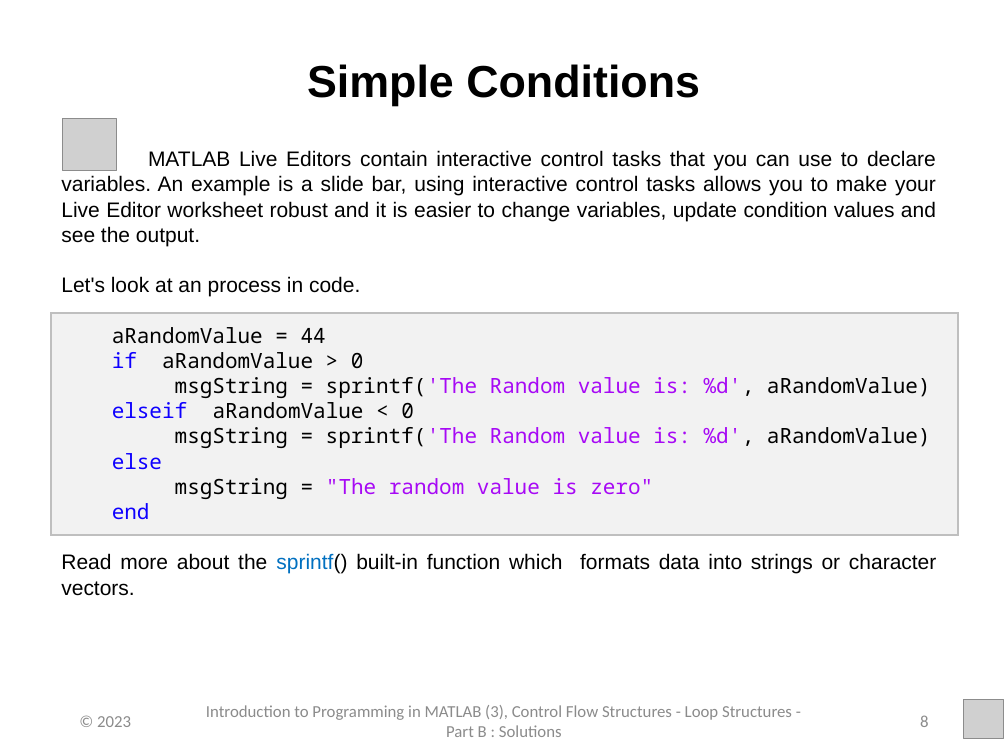
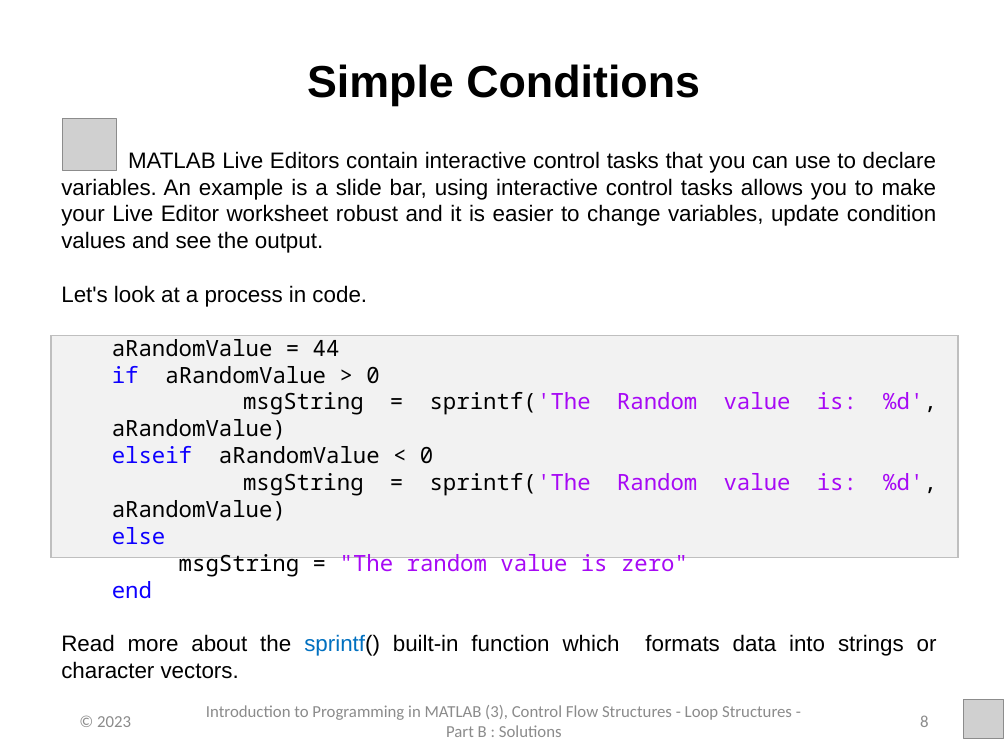
Before and after one commit to jedekoru/Introduction-to-Programming-in-MATLAB, a slide deck: slide 8 of Week 3 - Control Flow Structures/PowerPoint Presentations/Week_3_Part_2_Control_Flow_Structures.pptx. Drawn at 1008x756 pixels with LibreOffice and Linux fonts; fonts in the diff are those of the drawing; grey boxes stand for pictures. Boxes give left, top, right and bottom in pixels: in the first picture for what was removed or moved away, otherwise in the second. Text is boxed around its words. In the diff, an @@ line names an element or a change of style, - is before the commit and + after.

```diff
--- a/Week 3 - Control Flow Structures/PowerPoint Presentations/Week_3_Part_2_Control_Flow_Structures.pptx
+++ b/Week 3 - Control Flow Structures/PowerPoint Presentations/Week_3_Part_2_Control_Flow_Structures.pptx
@@ text at (x1=61, y1=151, x2=937, y2=656): size 15 to 16 pt @@
@@ text at (x1=61, y1=285, x2=367, y2=307): text changed; size 15 to 16 pt @@
-Let's look at an process in code.
+Let's look at a process in code.
@@ rectangle moved from (x1=51, y1=313, x2=959, y2=535) to (x1=51, y1=336, x2=959, y2=557) @@
```
Also in this commit, not shown: 16 other slides changed, 42 other files.
